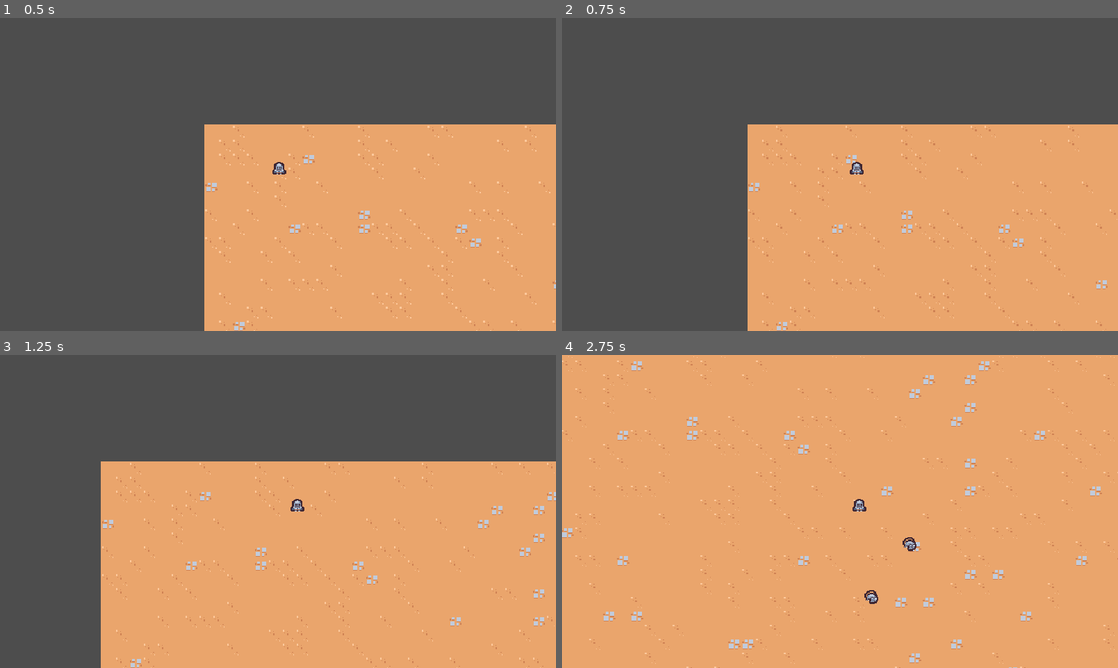
Above: before the commit, frames 1-4 (two rows, left to right).
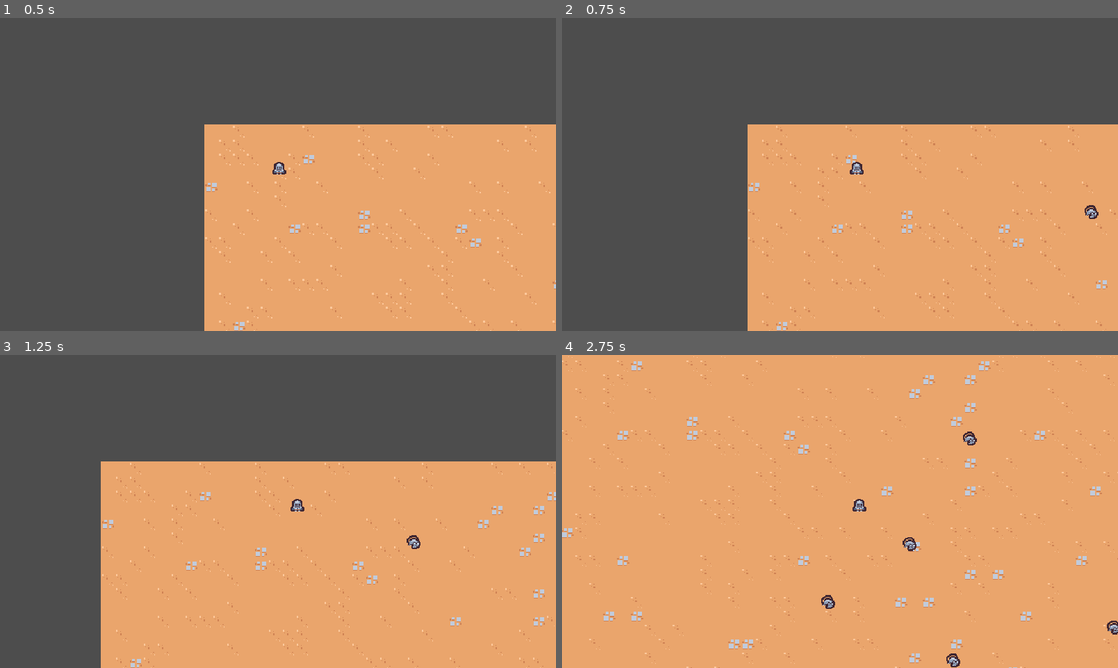
Above: after the commit, the same moments.

Repository: SilasCundiff/godot-course
Game: Godot game, scene res://scenes/main/main.tscn
The game is run twice, just before and just after one commit, with the same random seed, the same clock (stepped at 60 frames per second) and the same inputs.
Inputs:
- Up to frame 1 (0.5 s): no input
- Up to frame 2 (0.75 s): hold D (move_right) from 0.53 s (still down)
- Up to frame 3 (1.25 s): keep holding D (move_right)
- Up to frame 4 (2.75 s): release D (move_right) at 1.28 s; hold S (move_down) 1.28-2.03 s; hold D (move_right) from 2.03 s (still down)

Frame 1 is identical in both runs. In frame 2, less than 0.1% of the frame differs, in the area x 94-97%, y 59-65%; in frame 3, less than 0.1%; in frame 4, 0.4%, in the area x 46-100%, y 24-100%.

Commit message:
add rat kill

Diff:
--- a/project.godot
+++ b/project.godot
@@ -50,6 +50,12 @@
 ]
 }
 
+[layer_names]
+
+2d_physics/layer_1="Terrain"
+2d_physics/layer_2="Player"
+2d_physics/layer_3="Enemy"
+
 [rendering]
 
 textures/canvas_textures/default_texture_filter=0
--- a/scenes/ability/sword_ability/sword_ability.tscn
+++ b/scenes/ability/sword_ability/sword_ability.tscn
@@ -44,6 +44,18 @@
 "method": &"queue_free"
 }]
 }
+tracks/3/type = "value"
+tracks/3/imported = false
+tracks/3/enabled = true
+tracks/3/path = NodePath("Area2D/CollisionShape2D:disabled")
+tracks/3/interp = 1
+tracks/3/loop_wrap = true
+tracks/3/keys = {
+"times": PackedFloat32Array(0, 0.2, 0.4),
+"transitions": PackedFloat32Array(1, 1, 1),
+"update": 1,
+"values": [true, false, true]
+}
 
 [sub_resource type="Animation" id="Animation_5og47"]
 length = 0.001
@@ -71,12 +83,27 @@
 "update": 0,
 "values": [Vector2(1, 1)]
 }
+tracks/2/type = "value"
+tracks/2/imported = false
+tracks/2/enabled = true
+tracks/2/path = NodePath("Area2D/CollisionShape2D:disabled")
+tracks/2/interp = 1
+tracks/2/loop_wrap = true
+tracks/2/keys = {
+"times": PackedFloat32Array(0),
+"transitions": PackedFloat32Array(1),
+"update": 1,
+"values": [true]
+}
 
 [sub_resource type="AnimationLibrary" id="AnimationLibrary_qenyv"]
 _data = {
 "RESET": SubResource("Animation_5og47"),
 "swing": SubResource("Animation_noag4")
 }
+
+[sub_resource type="RectangleShape2D" id="RectangleShape2D_cv631"]
+size = Vector2(30, 30)
 
 [node name="SwordAbility" type="Node2D"]
 
@@ -89,3 +116,12 @@
 [node name="Sprite2D" type="Sprite2D" parent="."]
 texture = ExtResource("1_we5ov")
 offset = Vector2(0, -4)
+
+[node name="Area2D" type="Area2D" parent="."]
+collision_layer = 4
+collision_mask = 0
+
+[node name="CollisionShape2D" type="CollisionShape2D" parent="Area2D"]
+position = Vector2(15, 0)
+shape = SubResource("RectangleShape2D_cv631")
+disabled = true
--- a/scenes/ability/sword_ability_controller/sword_ability_controller.gd
+++ b/scenes/ability/sword_ability_controller/sword_ability_controller.gd
@@ -32,3 +32,7 @@
 	var sword_instance = sword_ability.instantiate() as Node2D
 	player.get_parent().add_child(sword_instance)
 	sword_instance.global_position = enemies[0].global_position
+	sword_instance.global_position += Vector2.RIGHT.rotated(randf_range(0, TAU)) * 4
+
+	var enemy_direction = enemies[0].global_position - sword_instance.global_position
+	sword_instance.rotation = enemy_direction.angle()
--- a/scenes/basic_enemy/basic_enemy.gd
+++ b/scenes/basic_enemy/basic_enemy.gd
@@ -4,7 +4,7 @@
 
 # Called when the node enters the scene tree for the first time.
 func _ready():
-	pass # Replace with function body.
+	$Area2D.area_entered.connect(on_area_entered)
 
 
 # Called every frame. 'delta' is the elapsed time since the previous frame.
@@ -19,3 +19,7 @@
 	if player_node != null:
 		return (player_node.global_position - global_position).normalized()
 	return Vector2.ZERO
+
+
+func on_area_entered(other_area: Area2D):
+	queue_free()
--- a/scenes/basic_enemy/basic_enemy.tscn
+++ b/scenes/basic_enemy/basic_enemy.tscn
@@ -1,7 +1,10 @@
-[gd_scene load_steps=4 format=3 uid="uid://db0epltb318lh"]
+[gd_scene load_steps=5 format=3 uid="uid://db0epltb318lh"]
 
 [ext_resource type="Script" path="res://scenes/basic_enemy/basic_enemy.gd" id="1_mfge1"]
 [ext_resource type="Texture2D" uid="uid://fd3bvqktfoul" path="res://scenes/basic_enemy/basic_enemy.png" id="2_1yfcd"]
+
+[sub_resource type="CircleShape2D" id="CircleShape2D_d472n"]
+radius = 12.0
 
 [sub_resource type="CircleShape2D" id="CircleShape2D_wn1o3"]
 radius = 5.0
@@ -10,6 +13,14 @@
 collision_layer = 0
 script = ExtResource("1_mfge1")
 
+[node name="Area2D" type="Area2D" parent="."]
+collision_layer = 0
+collision_mask = 4
+
+[node name="CollisionShape2D" type="CollisionShape2D" parent="Area2D"]
+position = Vector2(0, -5)
+shape = SubResource("CircleShape2D_d472n")
+
 [node name="Sprite2D" type="Sprite2D" parent="."]
 texture = ExtResource("2_1yfcd")
 offset = Vector2(0, -4)
--- a/scenes/main/main.tscn
+++ b/scenes/main/main.tscn
@@ -21,4 +21,19 @@
 position = Vector2(617, 342)
 
 [node name="BasicEnemy2" parent="." instance=ExtResource("4_qpjo5")]
-position = Vector2(522, 465)
+position = Vector2(941, 221)
+
+[node name="BasicEnemy3" parent="." instance=ExtResource("4_qpjo5")]
+position = Vector2(855, 433)
+
+[node name="BasicEnemy4" parent="." instance=ExtResource("4_qpjo5")]
+position = Vector2(631, 527)
+
+[node name="BasicEnemy5" parent="." instance=ExtResource("4_qpjo5")]
+position = Vector2(704, 111)
+
+[node name="BasicEnemy7" parent="." instance=ExtResource("4_qpjo5")]
+position = Vector2(452, 114)
+
+[node name="BasicEnemy6" parent="." instance=ExtResource("4_qpjo5")]
+position = Vector2(430, 496)
Not shown: 1 places in scenes/ability/sword_ability/sword_ability.tscn that only renumber resources
